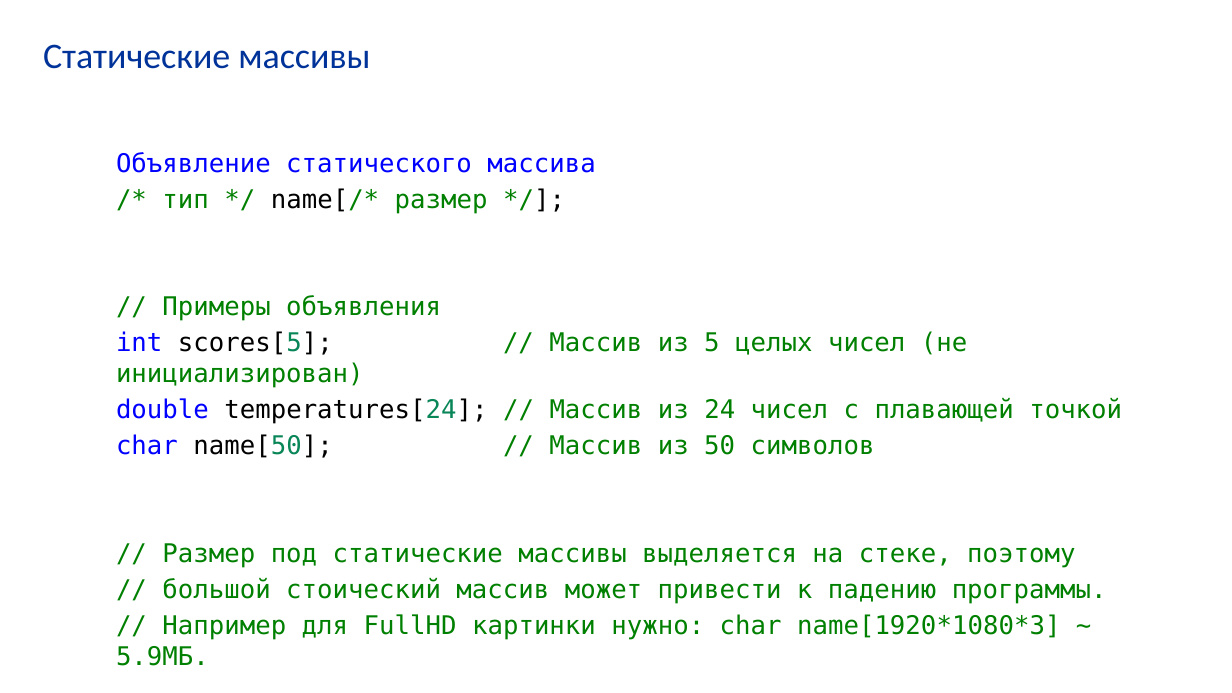
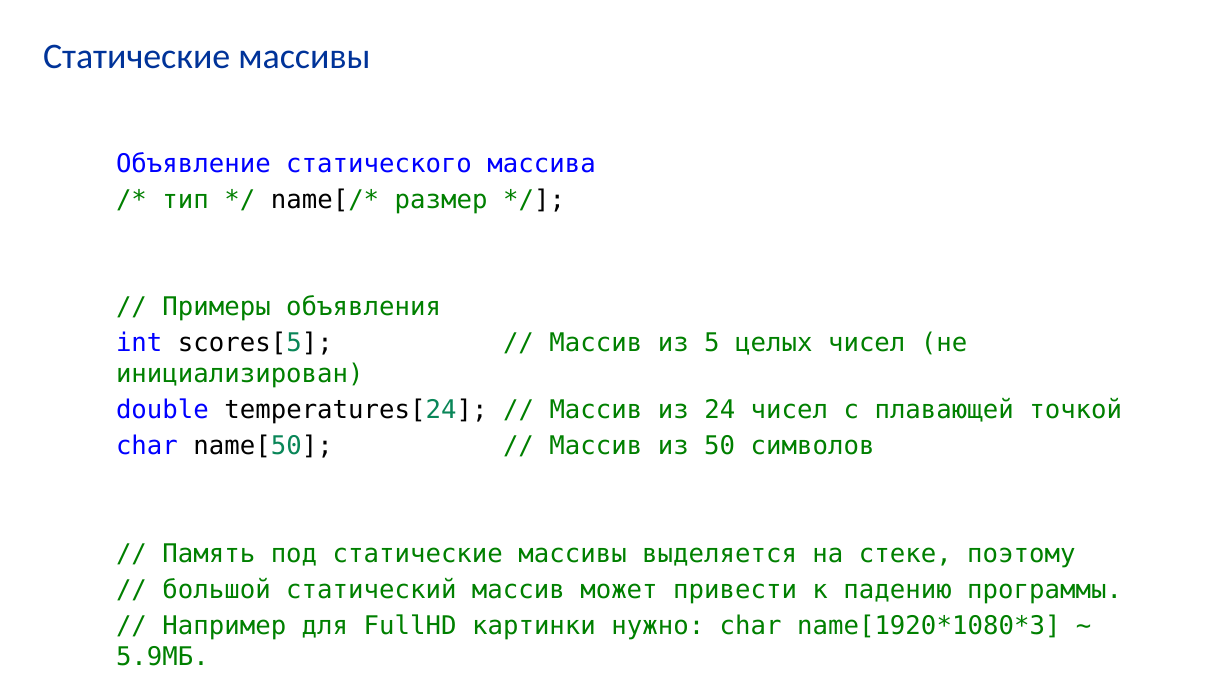
Before and after one commit to VladimirChabanov/alg_and_prog_2025, a slide deck: slide 25 of 01_lectures/lecture_06/presentation_cpp.pptx. Drawn at 1232x693 pixels with LibreOffice and Linux fonts; fonts in the diff are those of the drawing. Boxes give left, top, right and bottom in pixels: in the first picture for what was removed or moved away, otherwise in the second. Text is boxed around its words. In the diff, an @@ line names an element or a change of style, - is before the commit and + after.

```diff
--- a/01_lectures/lecture_06/presentation_cpp.pptx
+++ b/01_lectures/lecture_06/presentation_cpp.pptx
@@ text at (x1=162, y1=543, x2=1122, y2=603): text changed @@
-// Размер под статические массивы выделяется на стеке, поэтому
-// большой стоический массив может привести к падению программы.
+// Память под статические массивы выделяется на стеке, поэтому
+// большой статический массив может привести к падению программы.
```
Also in this commit, not shown: 11 other slides changed, 1 slide added, 2 slides removed, 2 other files.
